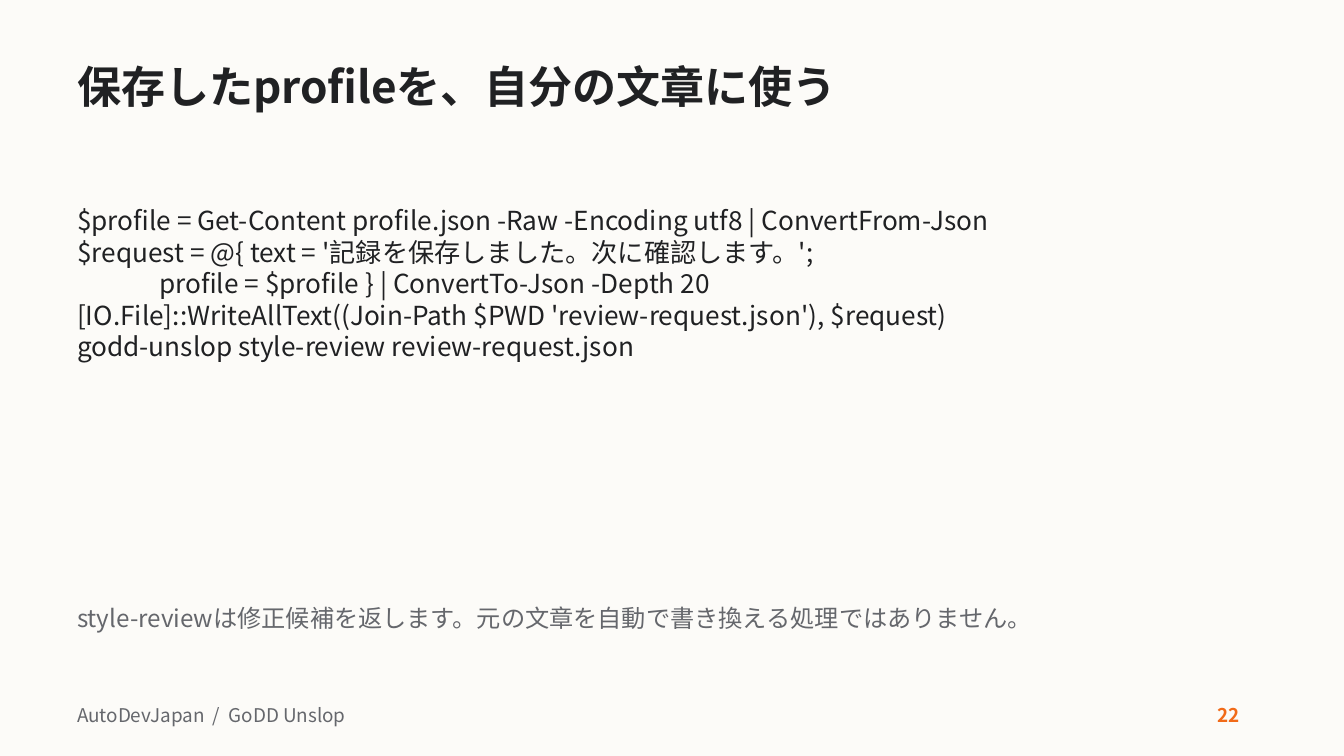
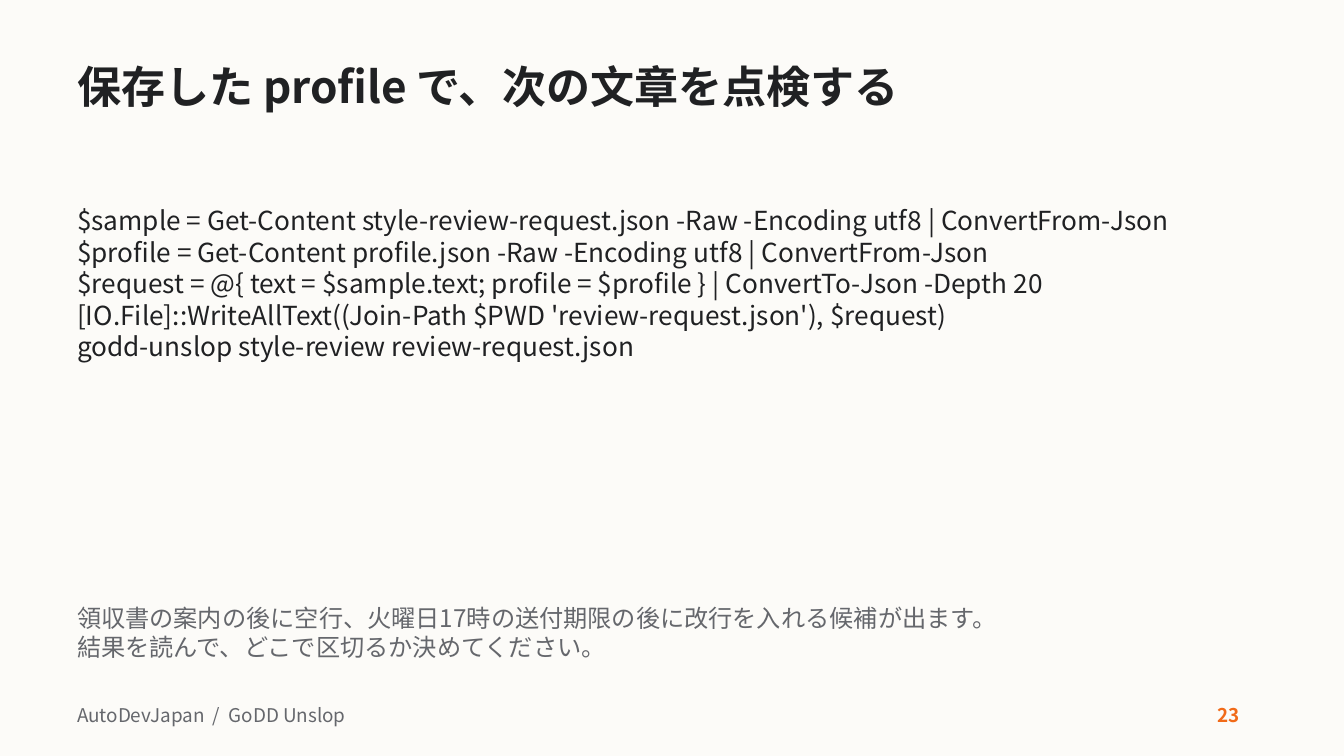
Before and after one commit to AutoDevJapan/GoDD-Unslop, a slide deck: slide 23 of docs/user-guide.pptx (slide 22 before the commit). Drawn at 1344x756 pixels with LibreOffice and Linux fonts; fonts in the diff are those of the drawing. Boxes give left, top, right and bottom in pixels: in the first picture for what was removed or moved away, otherwise in the second. Text is boxed around its words. In the diff, an @@ line names an element or a change of style, - is before the commit and + after.

Commit message:
操作を頼む文と動作を説明する文を書き分け、教材と例文をそろえる

```diff
--- a/docs/user-guide.pptx
+++ b/docs/user-guide.pptx
@@ title at box(77, 65, 899, 113): text changed @@
-保存したprofileを、自分の文章に使う
+保存した profile で、次の文章を点検する
@@ text at box(77, 208, 1168, 237): paragraph added @@
+$sample = Get-Content style-review-request.json -Raw -Encoding utf8 | ConvertFrom-Json
@@ text at box(77, 266, 1043, 299): text changed @@
-$request = @{ text = '記録を保存しました。次に確認します。';
-profile = $profile } | ConvertTo-Json -Depth 20
+$request = @{ text = $sample.text; profile = $profile } | ConvertTo-Json -Depth 20
@@ text at box(77, 606, 996, 658): text changed @@
-style-reviewは修正候補を返します。元の文章を自動で書き換える処理ではありません。
+領収書の案内の後に空行、火曜日17時の送付期限の後に改行を入れる候補が出ます。
+結果を読んで、どこで区切るか決めてください。
@@ text at box(1217, 707, 1239, 723): text changed @@
-22
+23
```
Also in this commit, not shown: 25 other slides changed, 16 other files.
